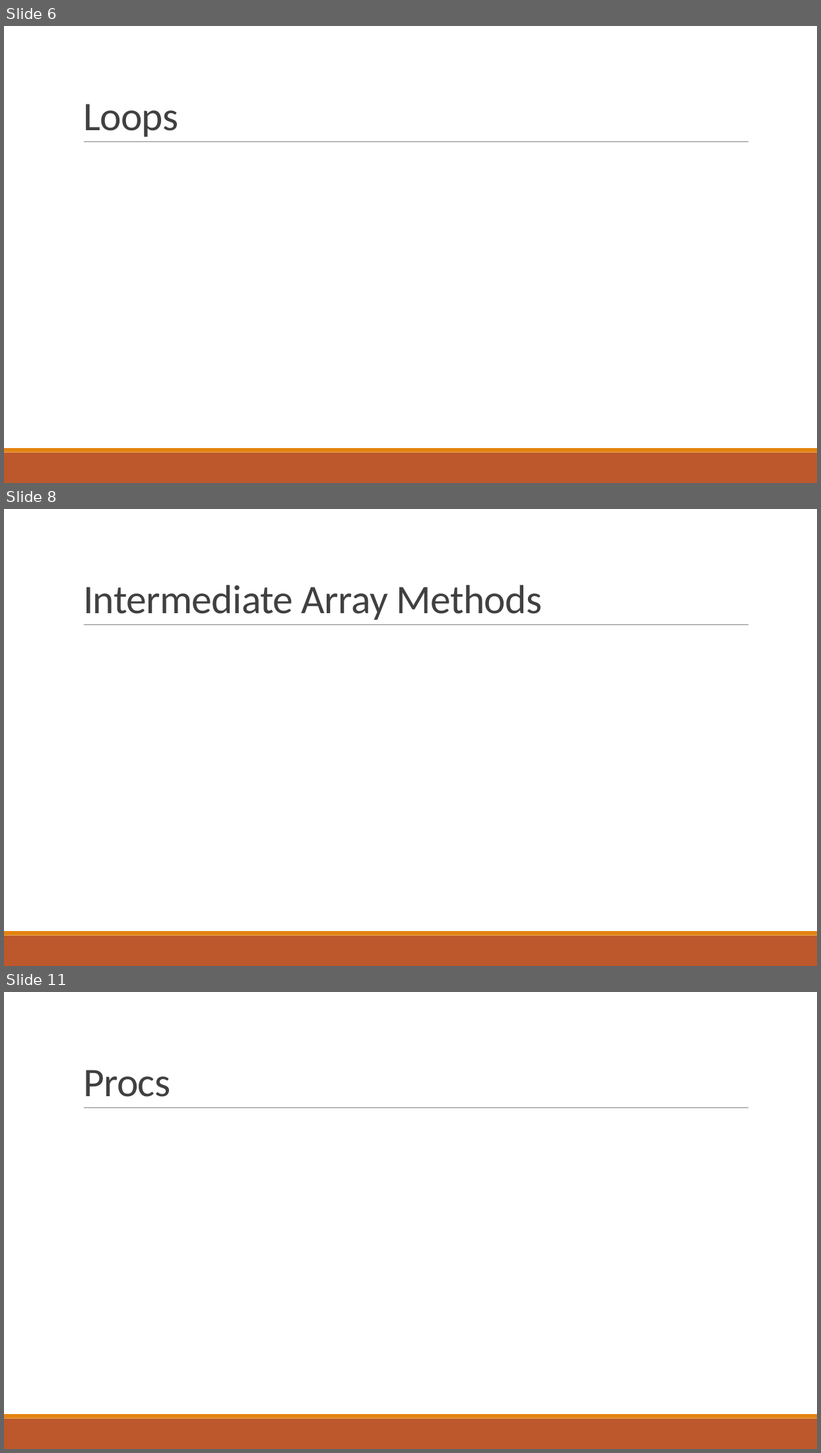
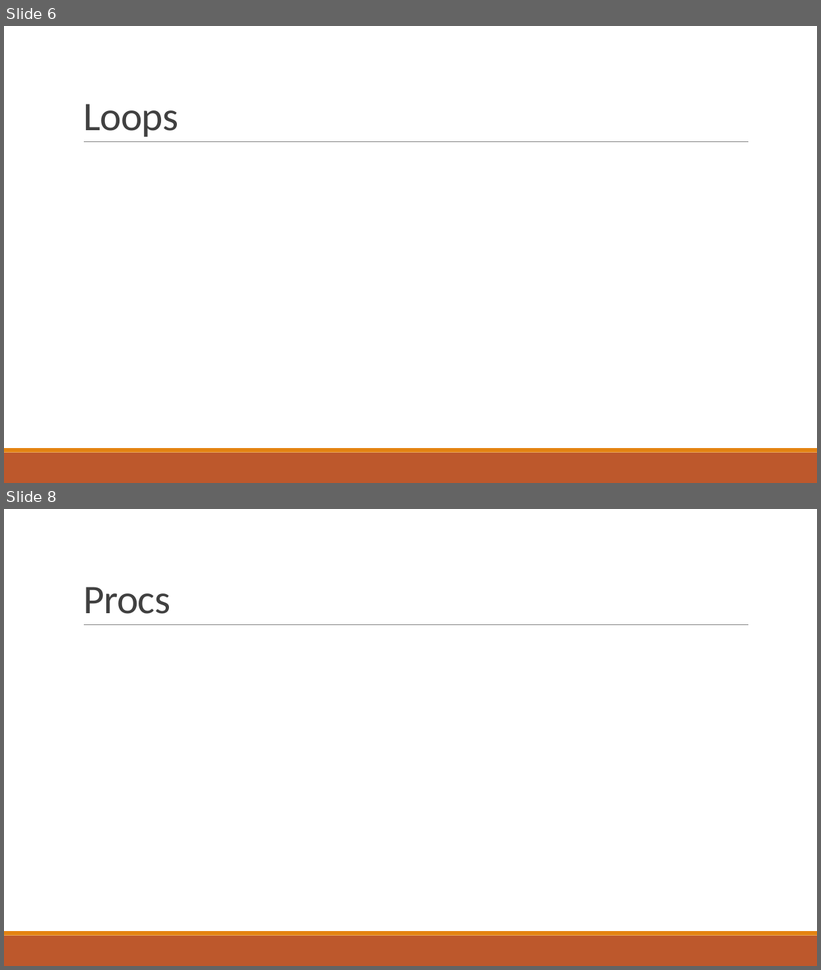
Before and after one commit to pawan9489/TeachingRuby, a slide deck: Presentations/Session3-Functions&FlowControl.pptx. Shown one above the other, each under a label of ours: slides 6, 8 and 11 before the commit, slides 6 and 8 after it; the slides between them are not shown. The pictures are 821x1453 and 821x970 pixels, drawn with LibreOffice and Linux fonts; fonts in the diff are those of the drawing. Boxes give left, top, right and bottom in pixels: in the first picture for what was removed or moved away, otherwise in the second. Text is boxed around its words. In the diff, an @@ line names an element or a change of style, - is before the commit and + after.

```diff
--- a/Presentations/Session3-Functions&FlowControl.pptx
+++ b/Presentations/Session3-Functions&FlowControl.pptx
@@ slide 8 removed at [4, 509, 817, 966], background #FFFFFF; not listed: 3 template elements that a slide beside it also shows @@
@@ title removed at [83, 585, 543, 620] @@
-Intermediate Array Methods
@@ what was slide 11 is now slide 8 @@
```
Also in this commit, not shown: 1 slide added, 3 other slides removed, 25 other files.
